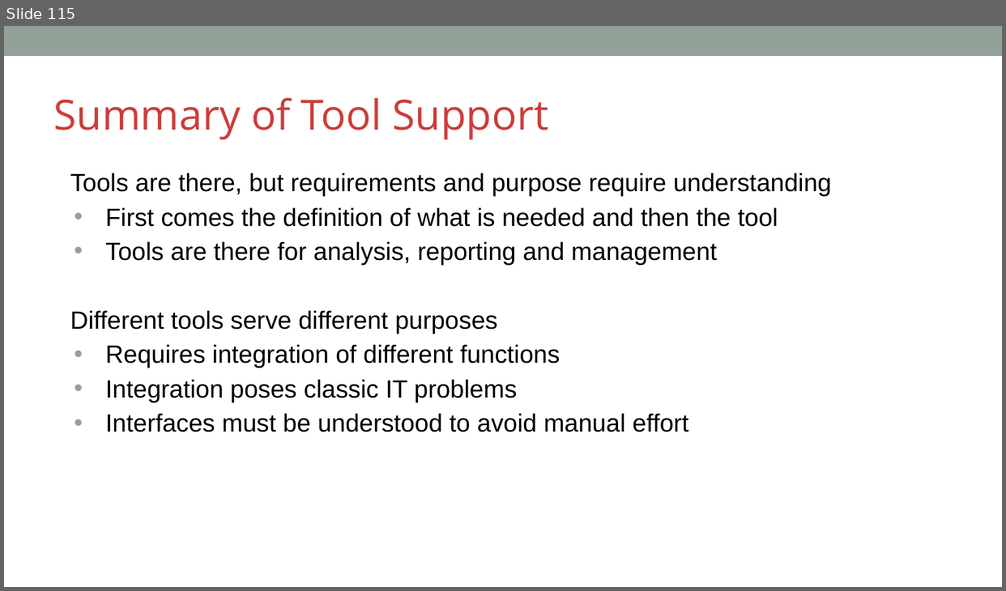
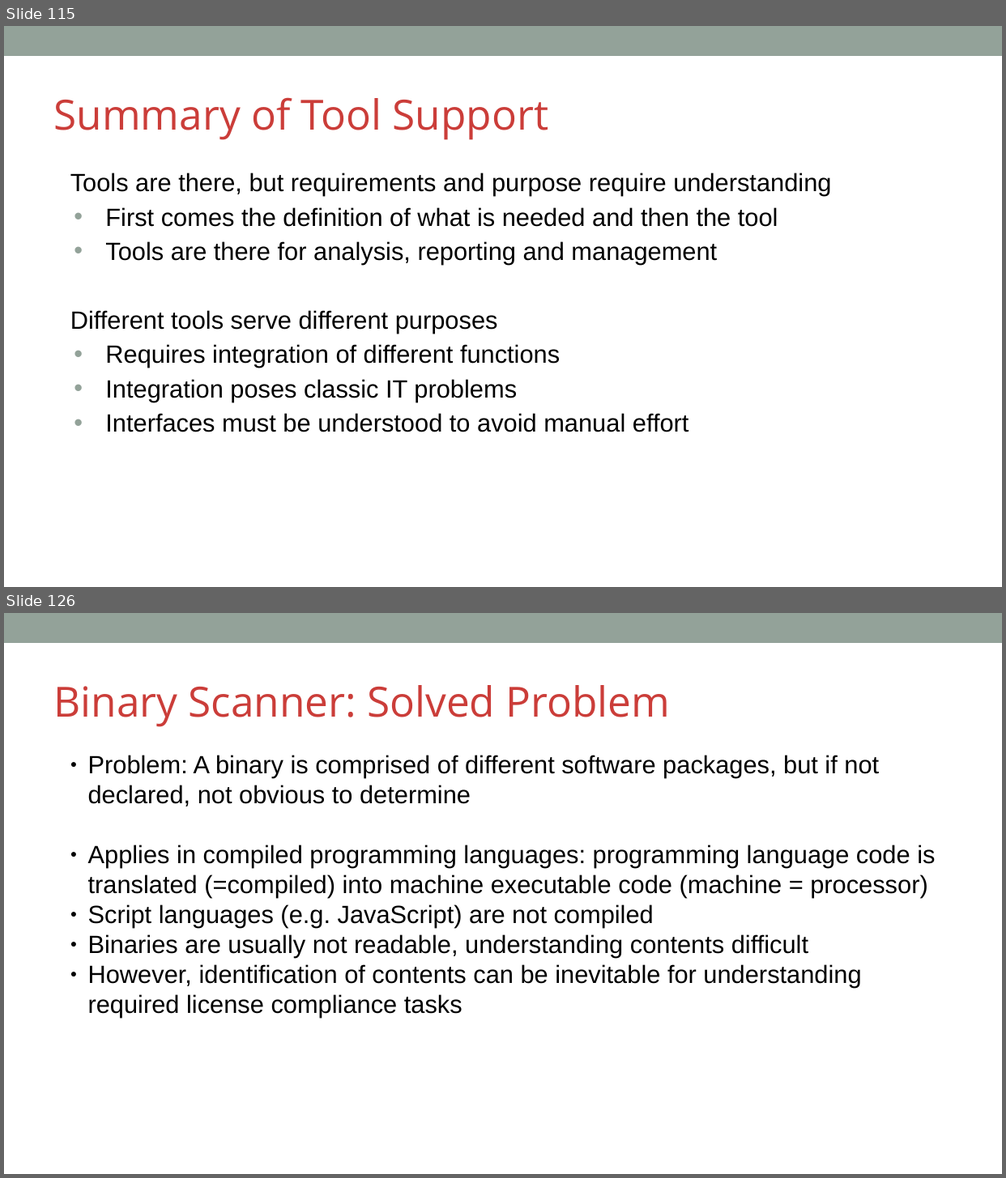
Before and after one commit to OpenChain-Project/Curriculum, a slide deck: slides/openchain-curriculum-for-1-1.pptx. Shown one above the other, each under a label of ours: slide 115 before the commit, slides 115 and 126 after it; the slides between them are not shown. The pictures are 1006x591 and 1006x1178 pixels, drawn with LibreOffice and Linux fonts; fonts in the diff are those of the drawing; background and template pictures are left out. Boxes give left, top, right and bottom in pixels: in the first picture for what was removed or moved away, otherwise in the second. Text is boxed around its words. In the diff, an @@ line names an element or a change of style, - is before the commit and + after.

Commit message:
slides(chapter10) adding new content about tooling types as text and odp, pdf, pptx

```diff
--- a/slides/openchain-curriculum-for-1-1.pptx
+++ b/slides/openchain-curriculum-for-1-1.pptx
@@ slide 126 added at box(4, 613, 1002, 1174), background #FFFFFF; not listed: 1 template element that a slide beside it also shows @@
@@ text added at box(54, 685, 671, 727), 40 pt, text #CB3D39 @@
+Binary Scanner: Solved Problem
@@ text added at box(88, 755, 935, 1018), 24 pt, text #000000 @@
+● Problem: A binary is comprised of different software packages, but if not declared, not obvious to determine
+● Applies in compiled programming languages: programming language code is translated (=compiled) into machine executable code (machine = processor)
+● Script languages (e.g. JavaScript) are not compiled
+● Binaries are usually not readable, understanding contents difficult
+● However, identification of contents can be inevitable for understanding required license compliance tasks
```
Also in this commit, not shown: 7 slides changed, 31 other slides added, 4 other files.
